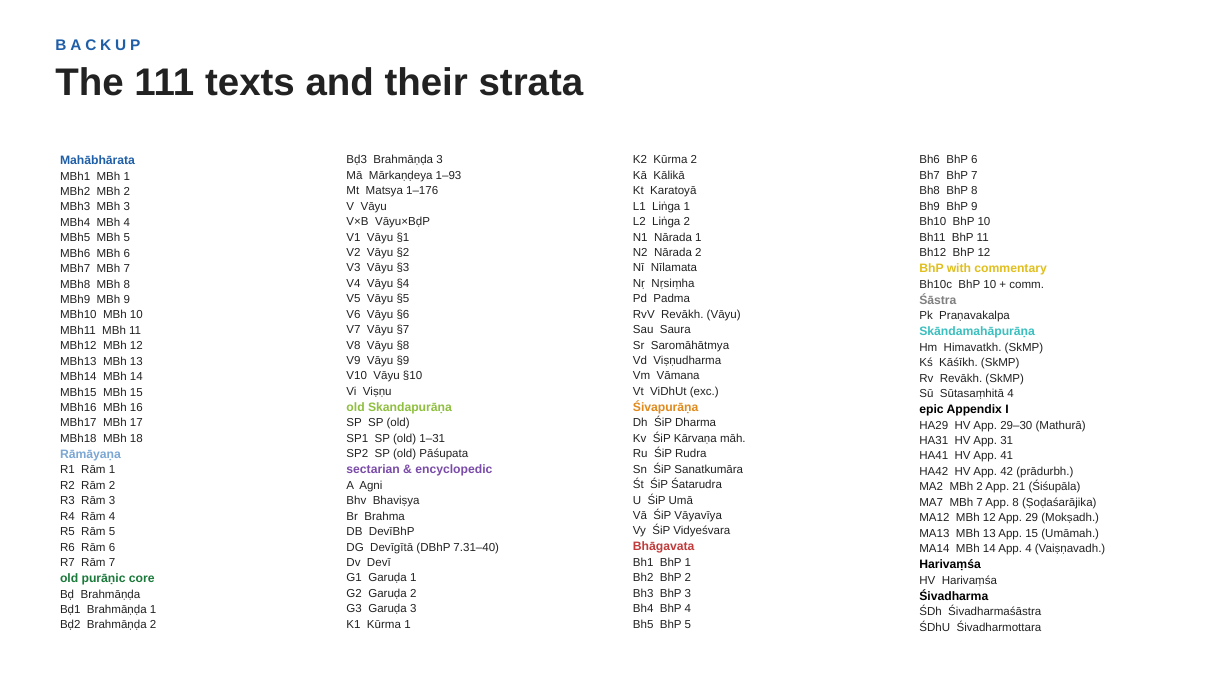
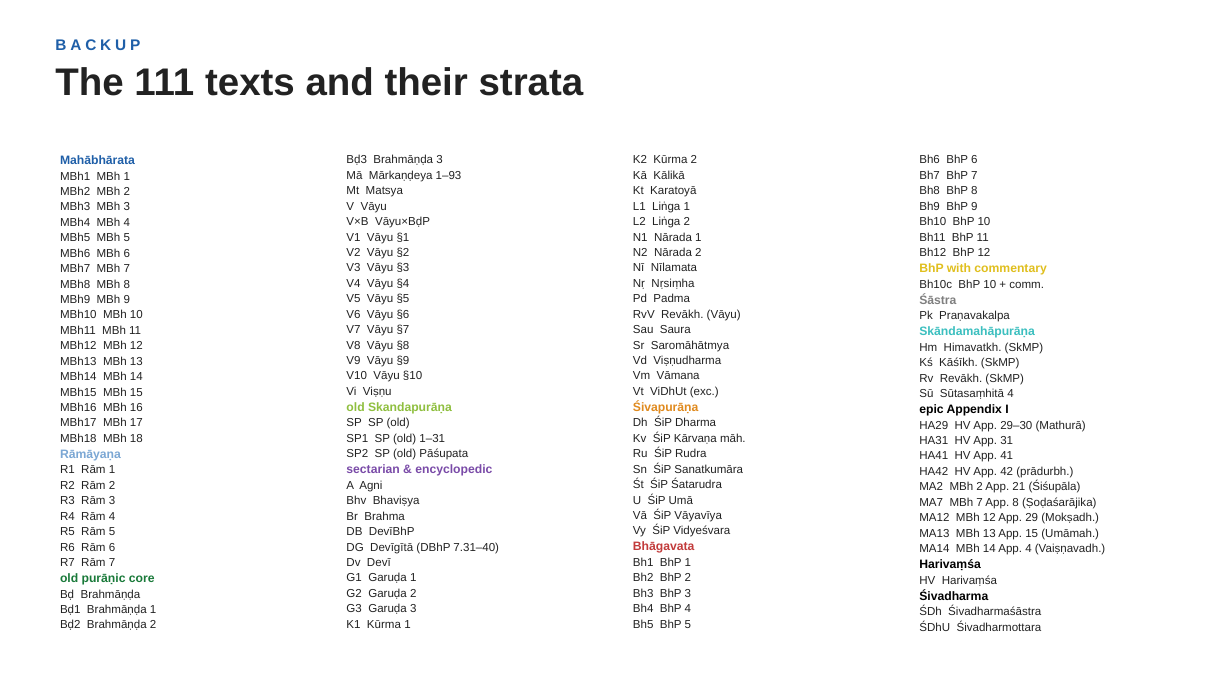
Before and after one commit to kengoharimoto/stylometry-experiments, a slide deck: slide 24 of materials/presentation_2026/chronology_stratification.pptx. Drawn at 1232x693 pixels with LibreOffice and Linux fonts; fonts in the diff are those of the drawing. Boxes give left, top, right and bottom in pixels: in the first picture for what was removed or moved away, otherwise in the second. Text is boxed around its words. In the diff, an @@ line names an element or a change of style, - is before the commit and + after.

```diff
--- a/materials/presentation_2026/chronology_stratification.pptx
+++ b/materials/presentation_2026/chronology_stratification.pptx
@@ text at <box>346,186,403,197</box>: text changed @@
-Mt Matsya 1–176
+Mt Matsya
```
Also in this commit, not shown: 29 other files.
